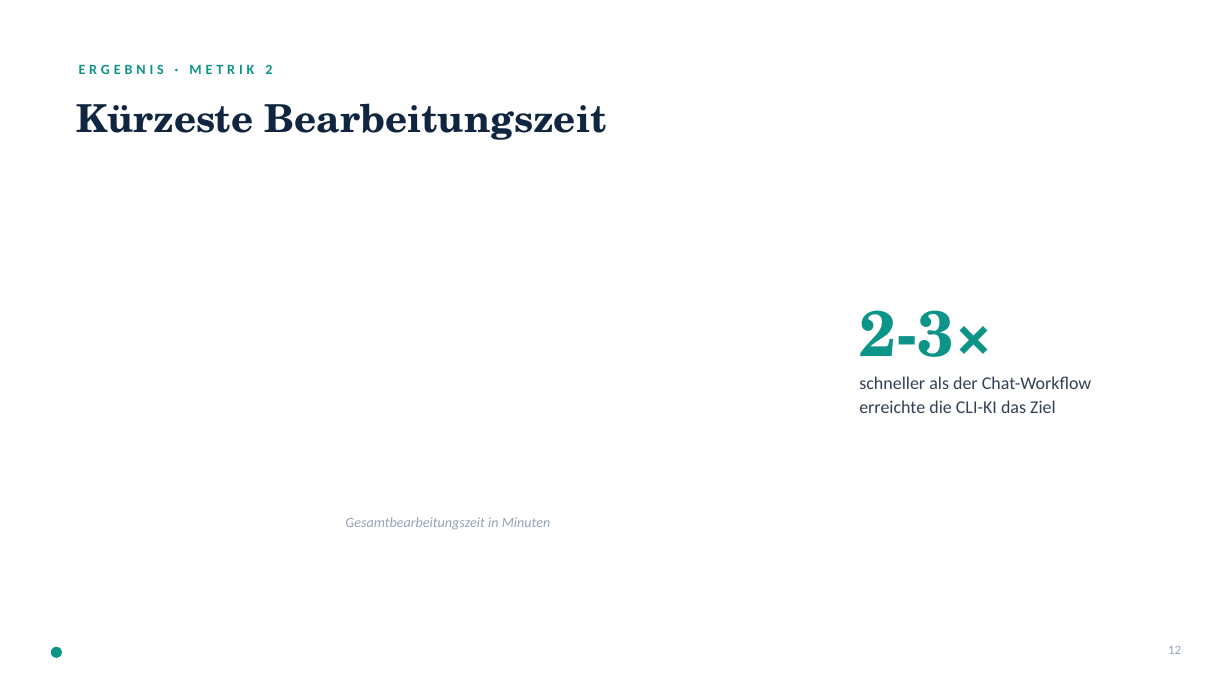
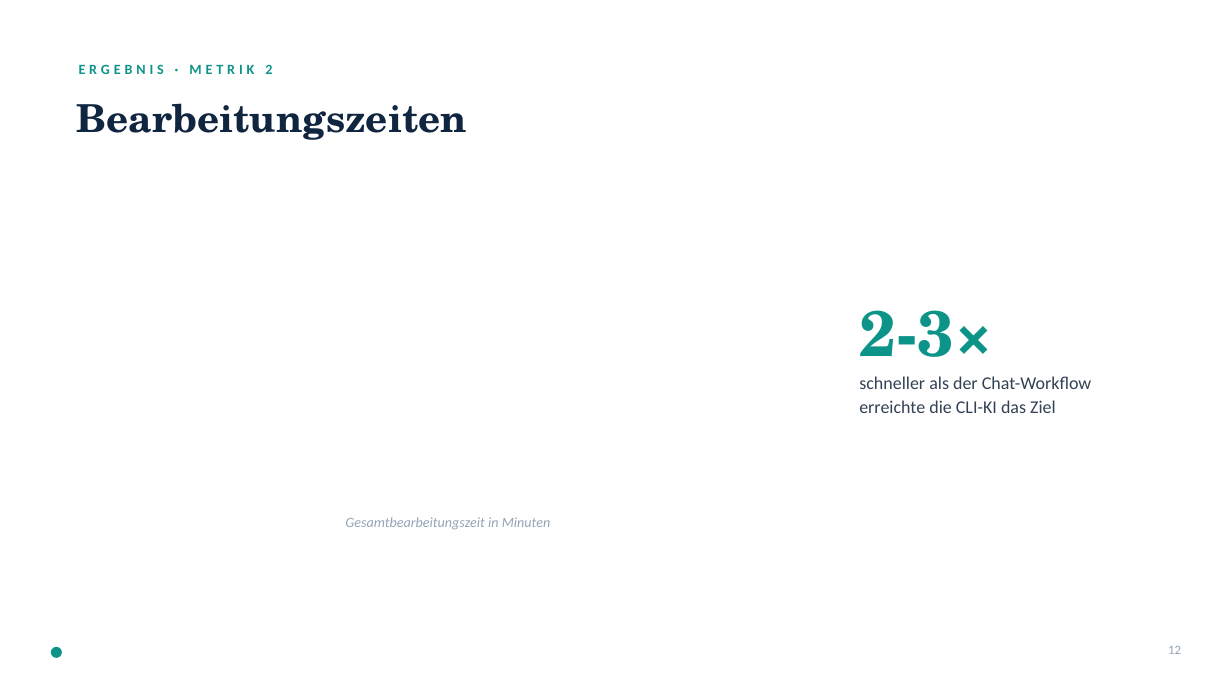
Before and after one commit to kis4-2026ss/projekt-bb-g2-pointner-kaltenegger, a slide deck: slide 12 of MCP_Praesentation.pptx _new.pptx. Drawn at 1232x693 pixels with LibreOffice and Linux fonts; fonts in the diff are those of the drawing. Boxes give left, top, right and bottom in pixels: in the first picture for what was removed or moved away, otherwise in the second. Text is boxed around its words. In the diff, an @@ line names an element or a change of style, - is before the commit and + after.

```diff
--- a/MCP_Praesentation.pptx _new.pptx
+++ b/MCP_Praesentation.pptx _new.pptx
@@ text at [77, 103, 468, 140]: text changed @@
-Kürzeste Bearbeitungszeit
+Bearbeitungszeiten
```
Also in this commit, not shown: 2 other slides changed.
